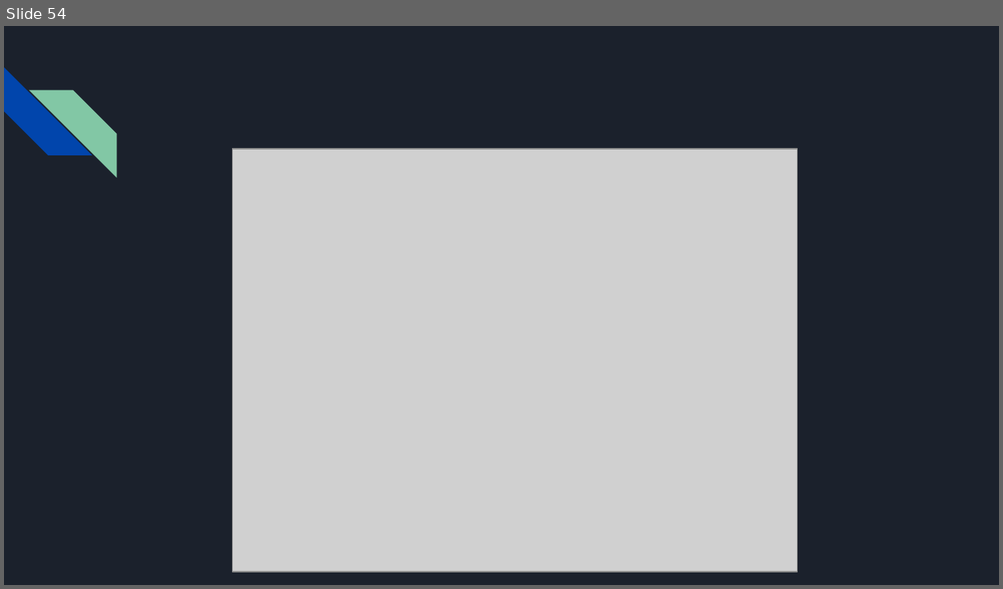
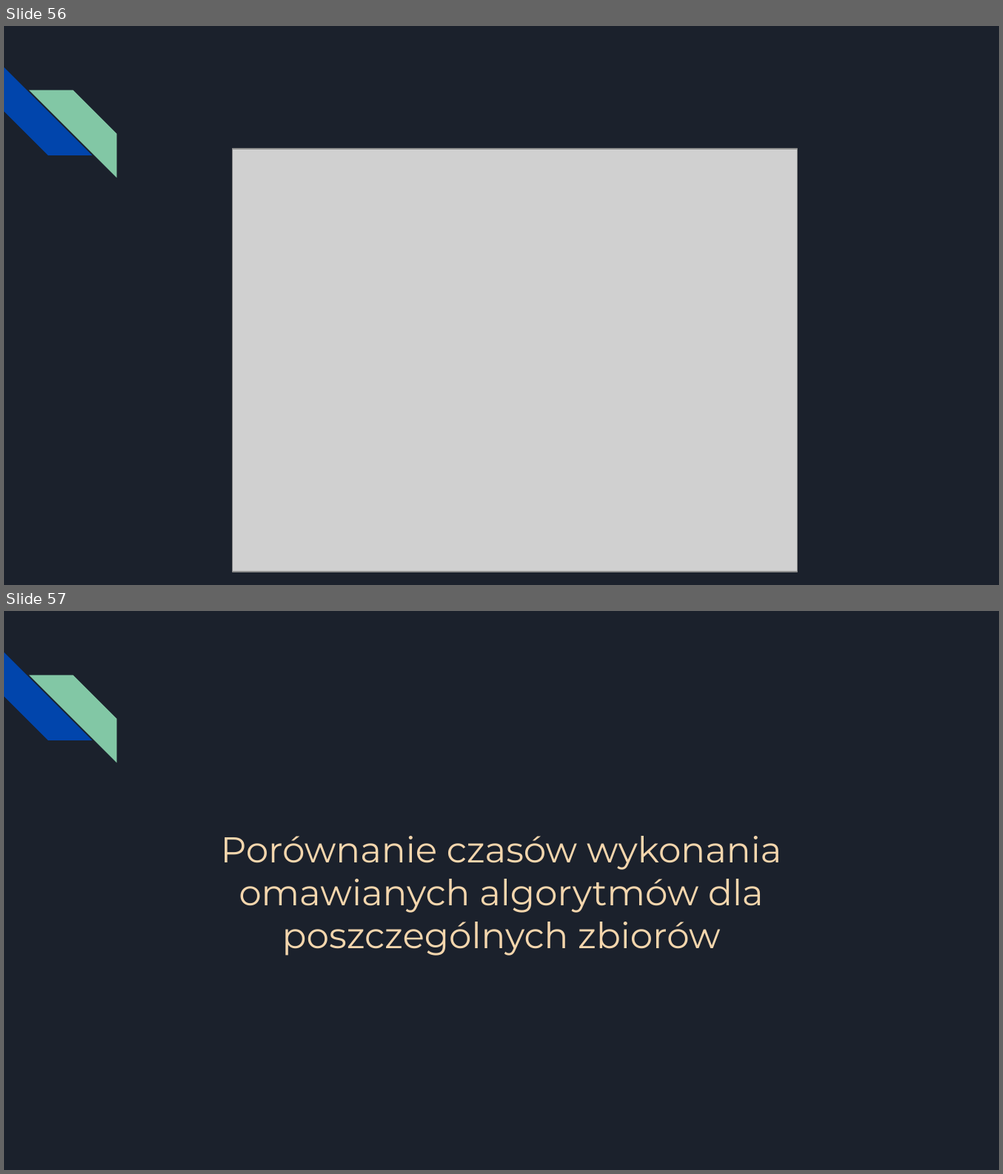
Before and after one commit to kkafar/ageom-projekt, a slide deck: Prezentacja.pptx. Shown one above the other, each under a label of ours: slide 54 before the commit, slides 56 and 57 after it. The pictures are 1003x589 and 1003x1174 pixels, drawn with LibreOffice and Linux fonts; fonts in the diff are those of the drawing; grey boxes stand for pictures. Boxes give left, top, right and bottom in pixels: in the first picture for what was removed or moved away, otherwise in the second. Text is boxed around its words. In the diff, an @@ line names an element or a change of style, - is before the commit and + after.

```diff
--- a/Prezentacja.pptx
+++ b/Prezentacja.pptx
@@ slide 57 added at [4,611,999,1170], background #1B212C; not listed: 2 template elements that a slide beside it also shows @@
@@ title added at [221,836,781,956], 26 pt, text #F4D6AD @@
+Porównanie czasów wykonania omawianych algorytmów dla poszczególnych zbiorów
@@ what was slide 54 is now slide 56 @@
```
Also in this commit, not shown: 1 slide changed, 7 other slides added, 9 other files.
